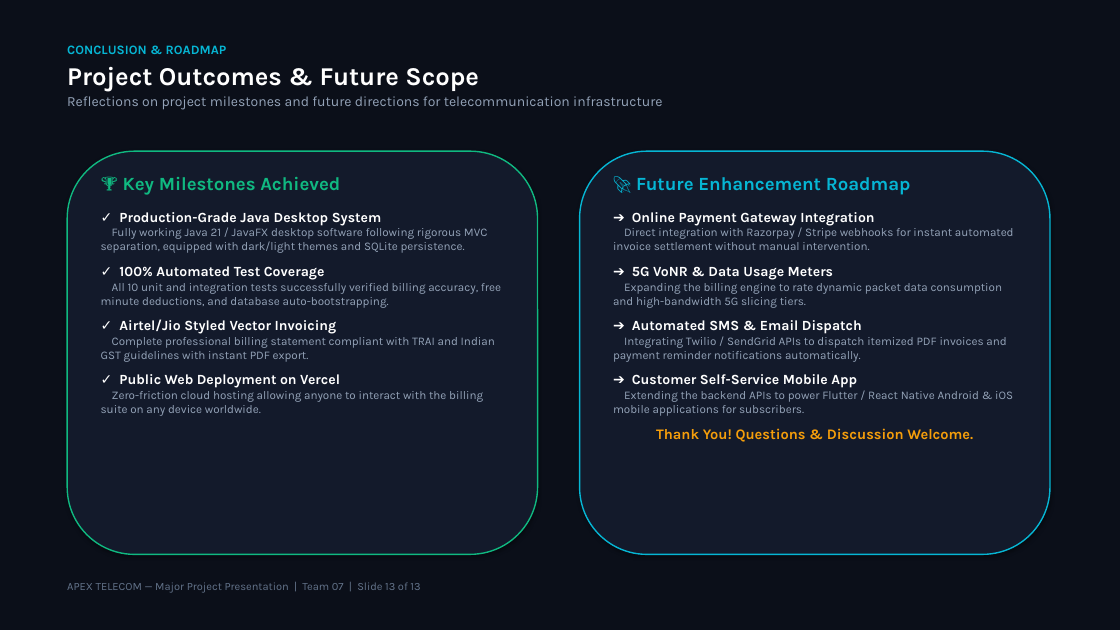
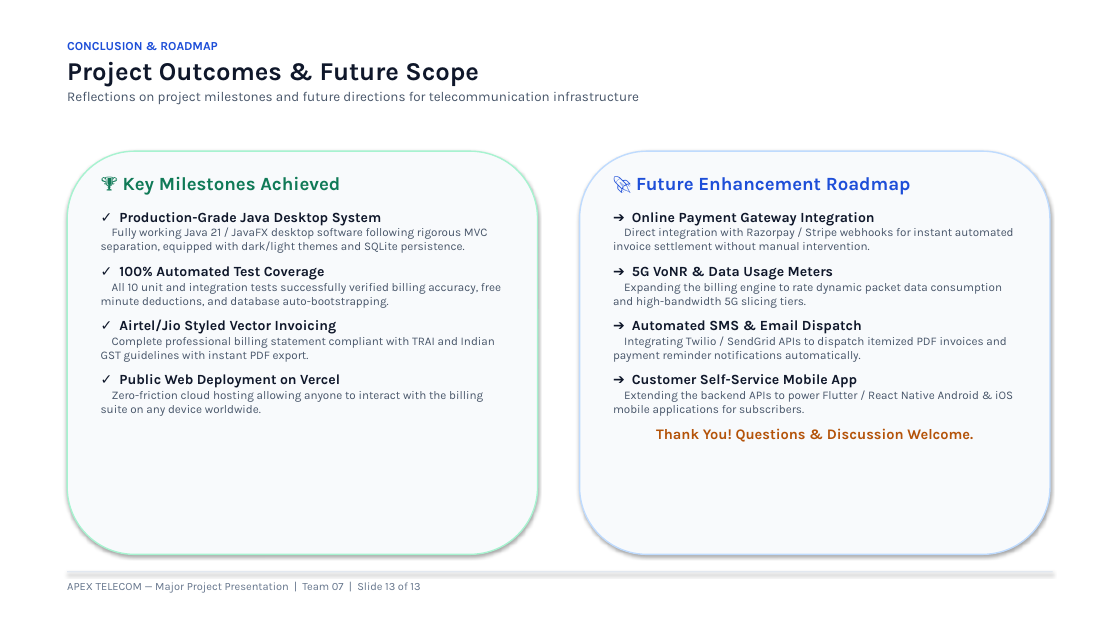
Before and after one commit to ashlesh0805/TelephoneBillManagementSystem, a slide deck: slide 13 of Telephone_Bill_Management_System_Team07.pptx. Drawn at 1120x630 pixels with LibreOffice and Linux fonts; fonts in the diff are those of the drawing. Boxes give left, top, right and bottom in pixels: in the first picture for what was removed or moved away, otherwise in the second. Text is boxed around its words. In the diff, an @@ line names an element or a change of style, - is before the commit and + after.

Commit message:
docs: style presentation deck with clean white theme and decent professional colors

```diff
--- a/Telephone_Bill_Management_System_Team07.pptx
+++ b/Telephone_Bill_Management_System_Team07.pptx
@@ rectangle at (x1=0, y1=0, x2=1120, y2=630): fill #0B0F19 to #FFFFFF @@
@@ text "CONCLUSION & ROADMAP" at (x1=67, y1=42, x2=639, y2=105): size 11 to 10.5 pt, text colour #06B6D4 to #1D4ED8 in "CONCLUSION & ROADMAP"; text colour #FFFFFF to #0F172A in "Project Outcomes & Future Scope"; size 12 to 11.5 pt, text colour #94A3B8 to #475569 in "Reflections on project milestones and future directions ..." @@
@@ rounded rectangle at (x1=67, y1=151, x2=538, y2=555): fill #131A2B to #F8FAFC; outline #10B981 1.2 pt to #A7F3D0 1.2 pt @@
@@ text "🏆 Key Milestones Achieved" at (x1=101, y1=176, x2=501, y2=416): text colour #10B981 to #107A57 in "🏆 Key Milestones Achieved"; text colour #FFFFFF to #0F172A in "✓ Production-Grade Java Desktop System", "✓ 100% Automated Test Coverage", "✓ Airtel/Jio Styled Vector Invoicing", "✓ Public Web Deployment on Vercel"; text colour #94A3B8 to #475569 in "Fully working Java 21 / JavaFX desktop ...", "All 10 unit and integration tests successfully ...", "Complete professional billing statement compliant with TRAI ...", "Zero-friction cloud hosting allowing anyone to interact ..." @@
@@ rounded rectangle at (x1=580, y1=151, x2=1050, y2=555): fill #131A2B to #F8FAFC; outline #06B6D4 1.2 pt to #BFDBFE 1.2 pt @@
@@ text "🚀 Future Enhancement Roadmap" at (x1=613, y1=177, x2=1014, y2=442): text colour #06B6D4 to #1D4ED8 in "🚀 Future Enhancement Roadmap"; text colour #FFFFFF to #0F172A in "➔ Online Payment Gateway Integration", "➔ 5G VoNR & Data Usage Meters", "➔ Automated SMS & Email Dispatch", "➔ Customer Self-Service Mobile App"; text colour #94A3B8 to #475569 in "Direct integration with Razorpay / Stripe webhooks ...", "Expanding the billing engine to rate dynamic ...", "Integrating Twilio / SendGrid APIs to dispatch ...", "Extending the backend APIs to power Flutter ..."; text colour #F59E0B to #B45309 in "Thank You! Questions & Discussion Welcome." @@
@@ rectangle added at (x1=67, y1=571, x2=1053, y2=572), fill #E2E8F0 @@
```
Also in this commit, not shown: 12 other slides changed, 3 other files.
